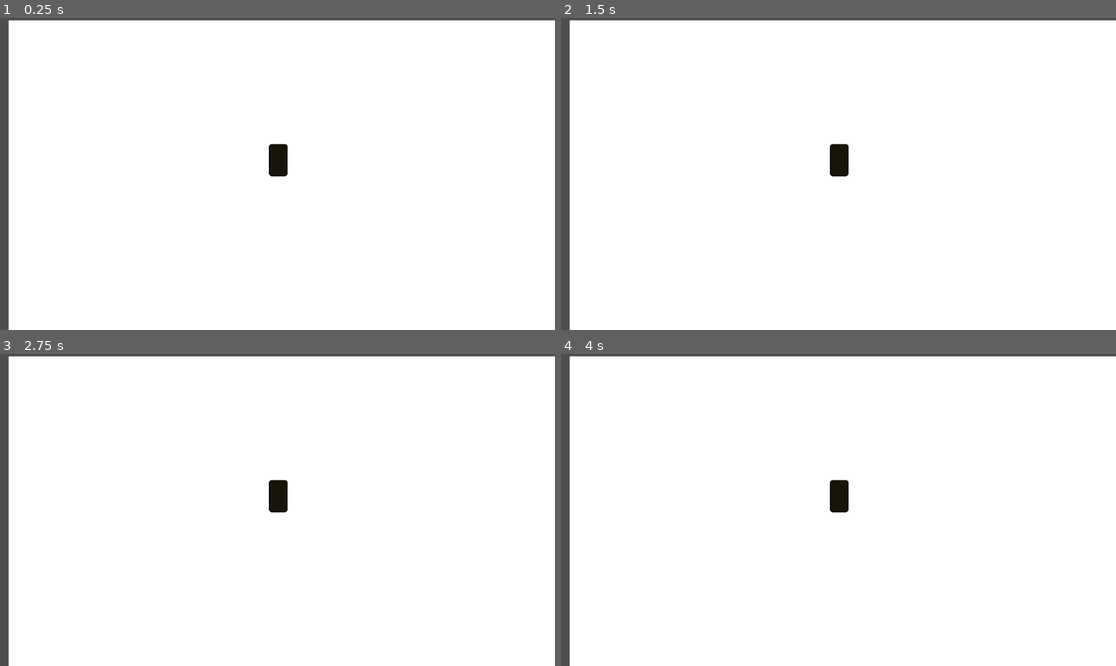
Above: before the commit, frames 1-4 (two rows, left to right).
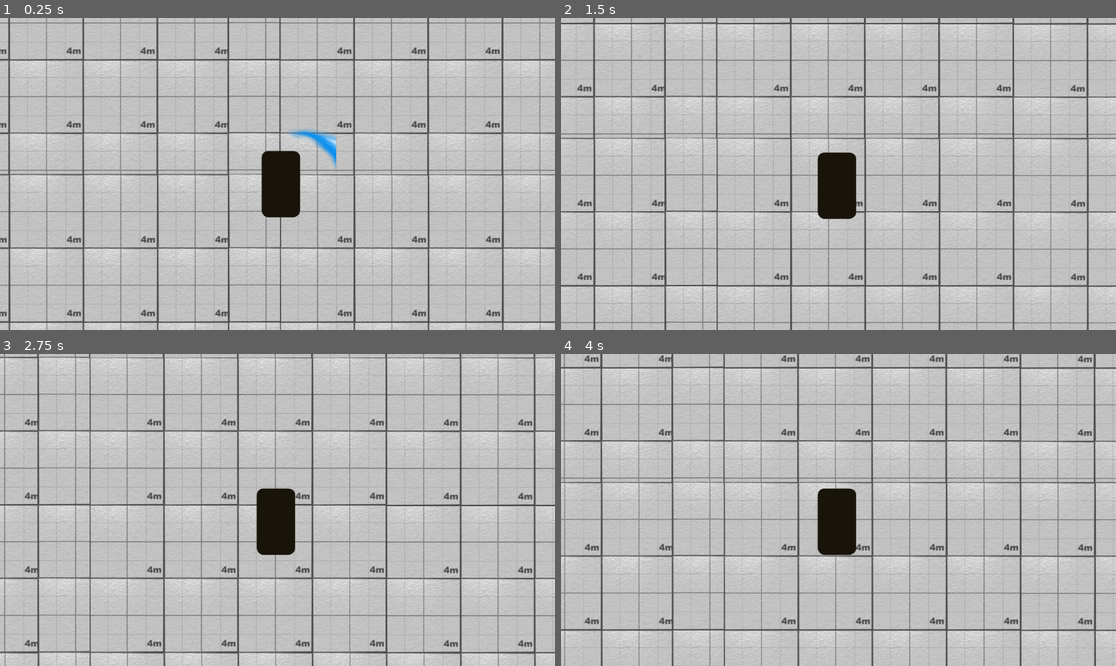
Above: after the commit, the same moments.

Repository: Mirror-Studio-Games/Project-Daedalus
Game: Godot game, scene res://main.tscn
The game is run twice, just before and just after one commit, with the same random seed, the same clock (stepped at 60 frames per second) and the same inputs.
Inputs:
- Up to frame 1 (0.25 s): no input
- Up to frame 2 (1.5 s): tap Enter at 0.5 s; hold Right (move_right) 0.53-1.28 s; tap F (attack, bound only before the commit) at 0.6 s; tap Space (dodge) at 0.8, 1.35 s; hold Down (move_down) from 1.28 s (still down)
- Up to frame 3 (2.75 s): tap Shift (sprint) at 1.55 s; release Down (move_down) at 2.03 s; hold Right (move_right) from 2.03 s (still down); hold Shift (sprint) from 2.03 s (still down); tap F (attack, bound only before the commit) at 2.3 s
- Up to frame 4 (4 s): release Right (move_right) at 2.78 s; release Shift (sprint) at 2.78 s; hold Up (move_up) 2.78-3.53 s; tap F (attack, bound only before the commit) at 2.85 s; tap Space (dodge) at 3.05, 3.6 s; hold Left (move_left) from 3.53 s (still down); hold Shift (sprint) from 3.53 s (still down)

The runs differ from the first frame. In frame 1, 99% of the frame differs, in the area x 0-100%, y 0-100%; in frame 2, 99%; in frame 3, 99%; in frame 4, 99%.
Error before the commit: Parse Error: Expected identifier after "." for attribute access. (res://experiment_script.gd:91)

Commit message:
light attack and scroller background

Diff:
--- a/experiment_script.gd
+++ b/experiment_script.gd
@@ -1,5 +1,5 @@
 extends CharacterBody2D
-
+@onready var animated_sprite = $AnimatedSprite2D
 # ====================
 # STATE
 # ====================
@@ -9,9 +9,9 @@
 # ====================
 # MOVEMENT TUNING
 # ====================
-@export var walk_speed := 200.0
-@export var sprint_speed := 350.0
-@export var dodge_speed := 600.0
+@export var walk_speed := 350.0
+@export var sprint_speed := 760.0
+@export var dodge_speed := 900.0
 
 @export var accel := 2000.0
 @export var friction := 1800.0
@@ -25,13 +25,15 @@
 # ====================
 # STAMINA
 # ====================
-@export var max_stamina := 100.0
+@export var max_stamina := 1000.0
 @export var sprint_drain := 30.0
 @export var regen_rate := 15.0
 @export var dodge_cost := 30.0
 
 var stamina := max_stamina
 
+@export var light_attack_duration := 0.2
+var light_attack_timer:= 0.0
 # ====================
 # DODGE
 # ====================
@@ -85,14 +87,28 @@
 
 	if Input.is_action_pressed("sprint") and stamina > 0 and input_dir != Vector2.ZERO:
 		state = State.SPRINT
+		animated_sprite.play("idle")
 	elif state != State.EXHAUSTED:
 		state = State.MOVE
 
-	if Input.
-
+	if Input.is_action_pressed("light_attack"):
+		state = State.LIGHT_ATTACK
+		velocity = Vector2.ZERO
+		animated_sprite.play("attack")
+		animated_sprite.play("idle")
 # ====================
 # LIGHT ATTACK
 # ====================
+func _light_attack():
+	light_attack_timer = light_attack_duration
+	animated_sprite.play("attack")
+	light_attack_timer = light_attack_duration
+	animated_sprite.play("idle")
+
+func _process_light_attack(delta):
+	light_attack_timer -= delta
+	if light_attack_timer <= 0.0:
+		state = State.MOVE
 
 # ====================
 # MOVEMENT
--- a/main.tscn
+++ b/main.tscn
@@ -1,18 +1,29 @@
 [gd_scene format=3 uid="uid://binj5orirmpyf"]
 
 [ext_resource type="PackedScene" uid="uid://cewyugj636vmr" path="res://plaer_sketch.tscn" id="1_ig7tw"]
-[ext_resource type="Texture2D" uid="uid://corro02j266mp" path="res://download.png" id="2_0xm2m"]
+[ext_resource type="Texture2D" uid="uid://dph6pqh3xutcw" path="res://backgroundbig.png" id="2_0xm2m"]
 
 [node name="Main" type="Node2D" unique_id=2031128818]
 
 [node name="sketch" parent="." unique_id=2101283092 instance=ExtResource("1_ig7tw")]
-position = Vector2(0, -4)
+position = Vector2(500, 297)
 
-[node name="Download" type="Sprite2D" parent="." unique_id=436555513]
+[node name="Backgroundbig" type="Sprite2D" parent="." unique_id=1492995228]
 z_index = -1
-position = Vector2(582.5, 324)
-scale = Vector2(4.2703705, 4.3783784)
+position = Vector2(-1493, -1203)
 texture = ExtResource("2_0xm2m")
 
-[node name="Camera2D" type="Camera2D" parent="." unique_id=1569838641]
-position = Vector2(564, 319)
+[node name="Backgroundbig" type="Sprite2D" parent="Backgroundbig" unique_id=1647486508]
+z_index = -1
+position = Vector2(3997, 1)
+texture = ExtResource("2_0xm2m")
+
+[node name="Backgroundbig2" type="Sprite2D" parent="Backgroundbig" unique_id=1275936409]
+z_index = -1
+position = Vector2(1, 2999)
+texture = ExtResource("2_0xm2m")
+
+[node name="Backgroundbig" type="Sprite2D" parent="Backgroundbig/Backgroundbig2" unique_id=1273245439]
+z_index = -1
+position = Vector2(3997, 1)
+texture = ExtResource("2_0xm2m")
--- a/plaer_sketch.tscn
+++ b/plaer_sketch.tscn
@@ -1,54 +1,36 @@
 [gd_scene format=3 uid="uid://cewyugj636vmr"]
 
 [ext_resource type="Script" uid="uid://b4xr27ywwr2er" path="res://experiment_script.gd" id="1_ia5oa"]
-[ext_resource type="Texture2D" uid="uid://dgdmtwbfai0" path="res://daedalus_char.png" id="2_s038s"]
-[ext_resource type="Texture2D" uid="uid://o8k1ohcvy6f0" path="res://daedalus_variaton.png" id="3_dpawi"]
+[ext_resource type="Texture2D" uid="uid://ccwwgeras7lfs" path="res://light_attack.png" id="3_dpawi"]
 [ext_resource type="Texture2D" uid="uid://b2scfe4rp38a8" path="res://collision model.png" id="4_ia5oa"]
 
-[sub_resource type="RectangleShape2D" id="RectangleShape2D_4flbx"]
-
-[sub_resource type="AtlasTexture" id="AtlasTexture_v7nrg"]
-atlas = ExtResource("3_dpawi")
-region = Rect2(450, 0, 356, 744)
-
-[sub_resource type="AtlasTexture" id="AtlasTexture_dpawi"]
-atlas = ExtResource("2_s038s")
-region = Rect2(89, 0, 356, 744)
+[sub_resource type="CapsuleShape2D" id="CapsuleShape2D_kig6n"]
+radius = 11.0
+height = 40.0
 
 [sub_resource type="AtlasTexture" id="AtlasTexture_ia5oa"]
-atlas = ExtResource("2_s038s")
-region = Rect2(450, 0, 356, 744)
+atlas = ExtResource("3_dpawi")
+region = Rect2(0, 652, 380, 326)
 
 [sub_resource type="AtlasTexture" id="AtlasTexture_r5402"]
-atlas = ExtResource("2_s038s")
-region = Rect2(811, 0, 356, 744)
+atlas = ExtResource("3_dpawi")
+region = Rect2(389, 652, 380, 326)
 
 [sub_resource type="AtlasTexture" id="AtlasTexture_rcmu1"]
-atlas = ExtResource("2_s038s")
-region = Rect2(1172, 0, 356, 744)
+atlas = ExtResource("3_dpawi")
+region = Rect2(778, 652, 380, 326)
 
 [sub_resource type="AtlasTexture" id="AtlasTexture_05ya7"]
-atlas = ExtResource("2_s038s")
-region = Rect2(1533, 0, 356, 744)
+atlas = ExtResource("3_dpawi")
+region = Rect2(1167, 652, 380, 326)
 
-[sub_resource type="AtlasTexture" id="AtlasTexture_lymg2"]
+[sub_resource type="AtlasTexture" id="AtlasTexture_kx8ma"]
 atlas = ExtResource("4_ia5oa")
-region = Rect2(0, 0, 1920, 1080)
+region = Rect2(834, 310, 278, 310)
 
-[sub_resource type="SpriteFrames" id="SpriteFrames_rj586"]
+[sub_resource type="SpriteFrames" id="SpriteFrames_kx8ma"]
 animations = [{
 "frames": [{
-"duration": 1.0,
-"texture": SubResource("AtlasTexture_v7nrg")
-}],
-"loop": true,
-"name": &"idle",
-"speed": 5.0
-}, {
-"frames": [{
-"duration": 1.0,
-"texture": SubResource("AtlasTexture_dpawi")
-}, {
 "duration": 1.0,
 "texture": SubResource("AtlasTexture_ia5oa")
 }, {
@@ -62,39 +44,30 @@
 "texture": SubResource("AtlasTexture_05ya7")
 }],
 "loop": true,
-"name": &"run",
-"speed": 15.0
+"name": &"attack",
+"speed": 25.0
 }, {
 "frames": [{
 "duration": 1.0,
-"texture": SubResource("AtlasTexture_lymg2")
+"texture": SubResource("AtlasTexture_kx8ma")
 }],
 "loop": true,
-"name": &"run_no_sword",
-"speed": 19.0
+"name": &"idle",
+"speed": 5.0
 }]
 
-[node name="sketch" type="Node2D" unique_id=2101283092]
+[node name="CharacterBody2D" type="CharacterBody2D" unique_id=1486609134]
+script = ExtResource("1_ia5oa")
 
-[node name="CharacterBody2D" type="CharacterBody2D" parent="." unique_id=1151909849]
-script = ExtResource("1_ia5oa")
-walk_speed = null
-sprint_speed = null
-dodge_speed = null
-accel = null
-friction = null
-max_stamina = null
-sprint_drain = null
-regen_rate = null
-dodge_cost = null
-dodge_duration = null
+[node name="CollisionShape2D" type="CollisionShape2D" parent="." unique_id=745012264]
+shape = SubResource("CapsuleShape2D_kig6n")
 
-[node name="CollisionShape2D" type="CollisionShape2D" parent="CharacterBody2D" unique_id=1817642588]
-shape = SubResource("RectangleShape2D_4flbx")
+[node name="AnimatedSprite2D" type="AnimatedSprite2D" parent="." unique_id=686037320]
+sprite_frames = SubResource("SpriteFrames_kx8ma")
+animation = &"attack"
+frame_progress = 0.61050606
 
-[node name="AnimatedSprite2D" type="AnimatedSprite2D" parent="CharacterBody2D" unique_id=445918362]
-position = Vector2(563, 306)
-scale = Vector2(0.31349206, 0.31349206)
-sprite_frames = SubResource("SpriteFrames_rj586")
-animation = &"run_no_sword"
-frame_progress = 0.9454342
+[node name="Camera2D" type="Camera2D" parent="." unique_id=1492326518]
+zoom = Vector2(0.64, 0.64)
+process_callback = 0
+limit_enabled = false
--- a/project.godot
+++ b/project.godot
@@ -56,7 +56,7 @@
 "events": [Object(InputEventKey,"resource_local_to_scene":false,"resource_name":"","device":-1,"window_id":0,"alt_press …(191 unchanged characters)…
 ]
 }
-attack={
+light_attack={
 "deadzone": 0.2,
 "events": [Object(InputEventKey,"resource_local_to_scene":false,"resource_name":"","device":-1,"window_id":0,"alt_press …(192 unchanged characters)…
 ]
Binary file added: background.png
Not shown, added: background.png.import
Binary file added: backgroundbig.png
Not shown, added: backgroundbig.png.import
Binary file added: light_attack.png
Not shown, added: light_attack.png.import
